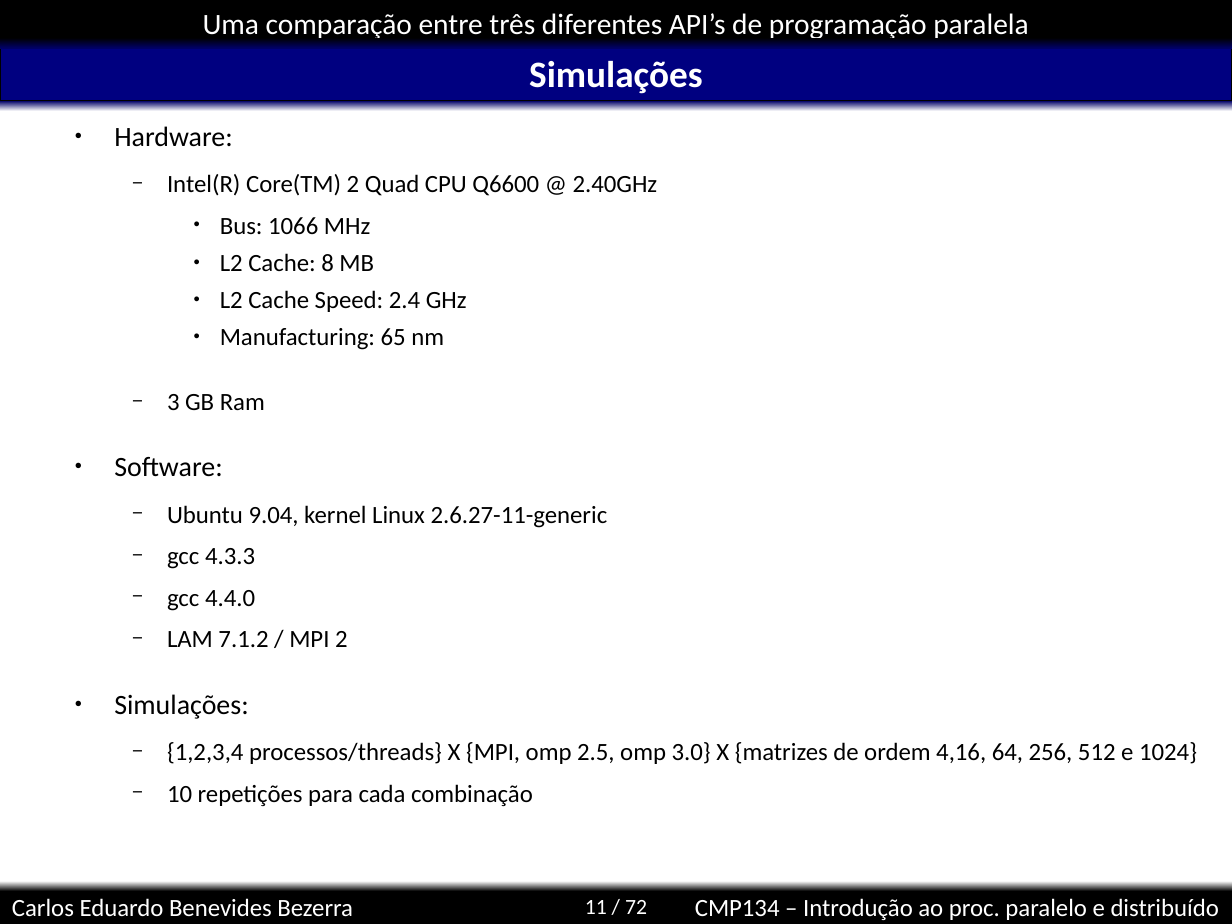
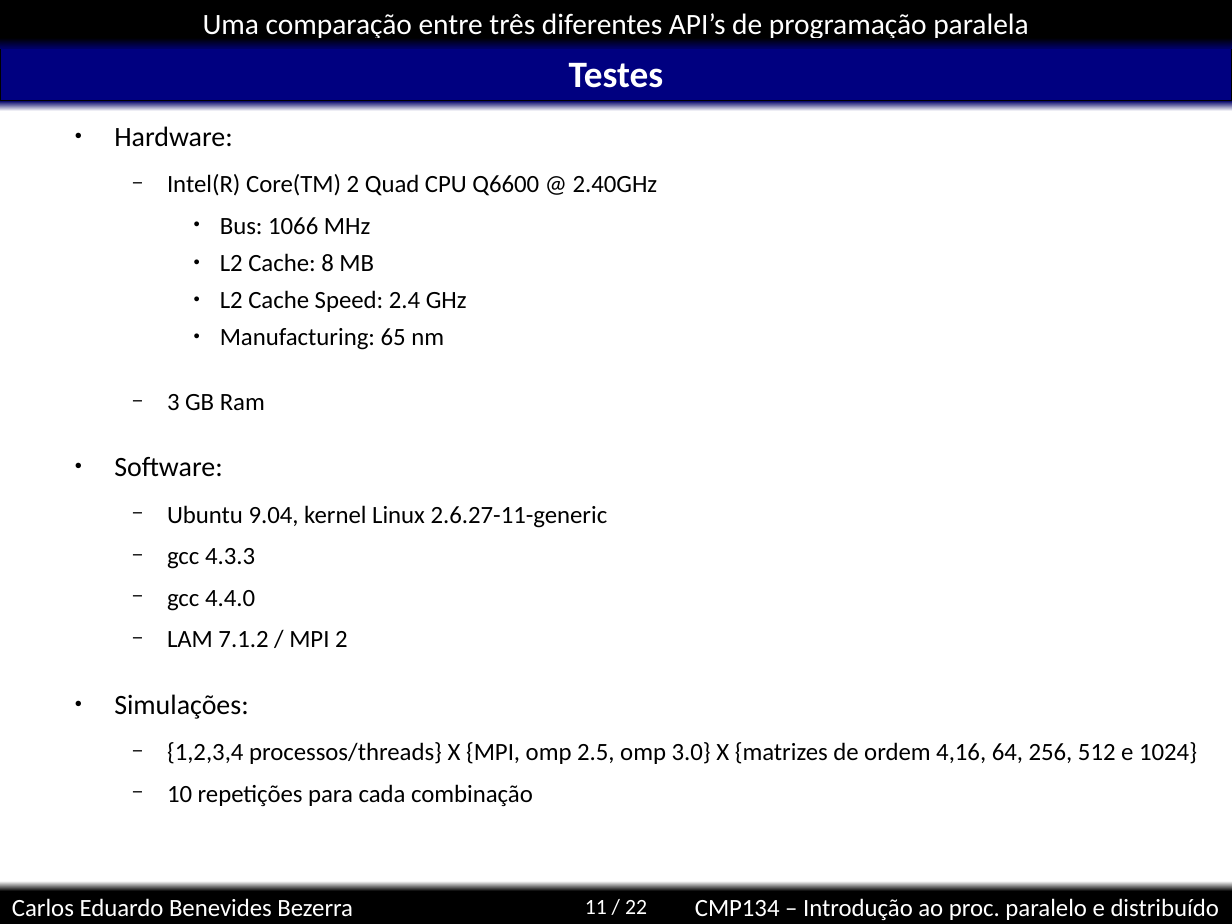
Before and after one commit to kdubezerra/kdubezerra, a slide deck: slide 11 of disciplinas/cmp134/mmat/mmat.ppt. Drawn at 1232x924 pixels with LibreOffice and Linux fonts; fonts in the diff are those of the drawing; background and template pictures are left out. Boxes give left, top, right and bottom in pixels: in the first picture for what was removed or moved away, otherwise in the second. Text is boxed around its words. In the diff, an @@ line names an element or a change of style, - is before the commit and + after.

```diff
--- a/disciplinas/cmp134/mmat/mmat.ppt
+++ b/disciplinas/cmp134/mmat/mmat.ppt
@@ title at [569,62,663,88]: text changed @@
-Simulações
+Testes
@@ page number at [585,900,647,914]: text changed @@
-11 / 72
+11 / 22
```
Also in this commit, not shown: 1 other slide changed, 1 slide added, 2 other files.
